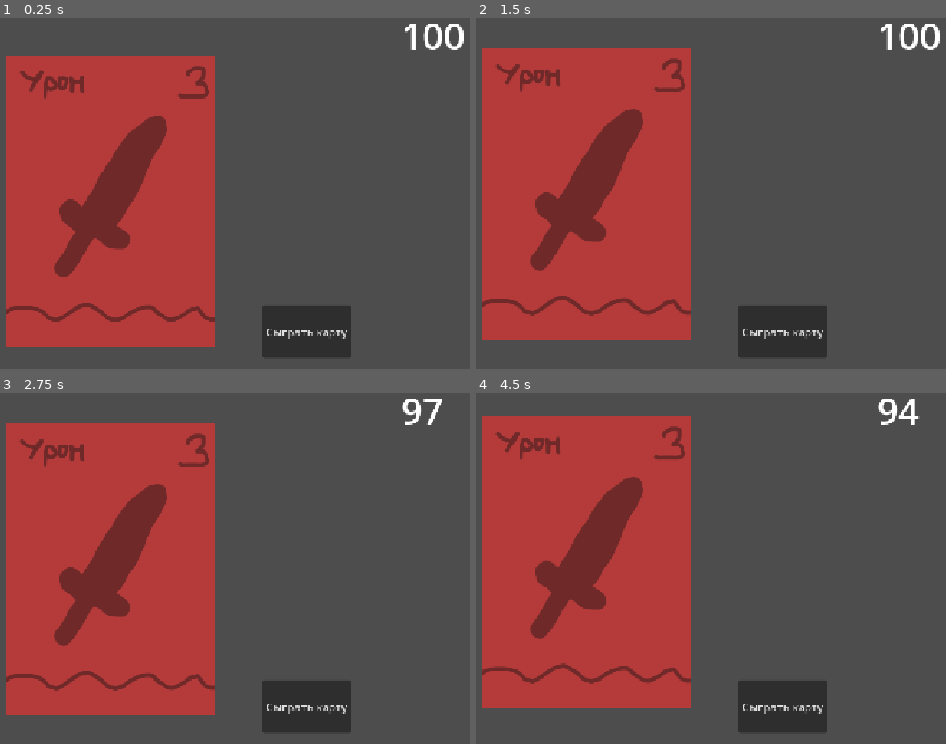
Above: before the commit, frames 1-4 (two rows, left to right).
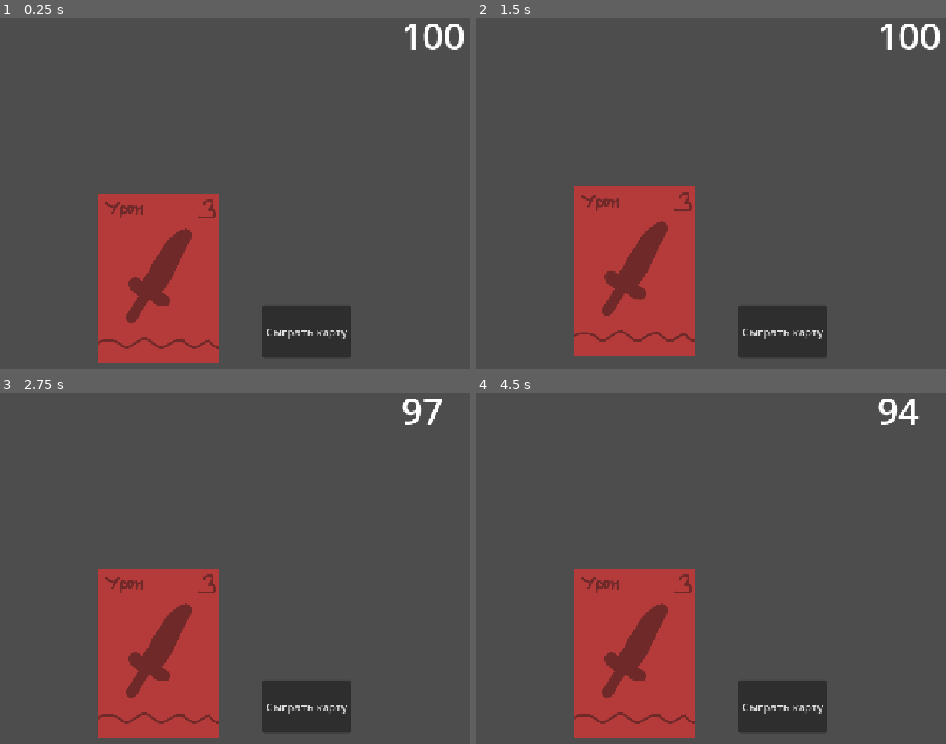
Above: after the commit, the same moments.

Repository: almoof/geopolar_game_ai_edition
Game: Godot game, scene res://scenes/battle.tscn
The game is run twice, just before and just after one commit, with the same random seed, the same clock (stepped at 60 frames per second) and the same inputs. This scene is started directly instead of the project's main scene.
Inputs (mouse positions are in pixels of both pictures, inside the frame that each line leads up to):
- Up to frame 1 (0.25 s): no input
- Up to frame 2 (1.5 s): click "Сыграть карту" at 0.5 s; tap Enter at 1.25 s; move the mouse to (588, 200) at 1.27 s; hold D (right) from 1.28 s (still down); hold F (interact) from 1.28 s (still down); click (588, 200) at 1.42 s
- Up to frame 3 (2.75 s): tap Space at 2 s; move the mouse to (28, 610) at 2.02 s; release D (right) at 2.03 s; release F (interact) at 2.03 s; hold S (down) from 2.03 s (still down); tap F (interact) at 2.1 s
- Up to frame 4 (4.5 s): tap Enter at 2.75, 4.25 s; move the mouse to (743, 487) at 2.77 s; release S (down) at 2.78 s; hold D (right) 2.78-3.53 s; hold F (interact) 2.78-3.53 s; tap Space at 3.5 s; move the mouse to (621, 677) at 3.52 s; hold W (up) 3.53-4.28 s; tap F (interact) at 3.6 s; click (621, 677) at 3.67 s; move the mouse to (903, 656) at 4.27 s; hold A (left) from 4.28 s (still down); hold F (interact) from 4.28 s (still down)

The runs differ from the first frame. In frame 1, 30% of the frame differs, in the area x 1-47%, y 10-99%; in frame 2, 30%; in frame 3, 31%; in frame 4, 32%, in the area x 1-47%, y 6-99%.

Commit message:
Add position.y restart and fix card size

Diff:
--- a/scenes/battle.tscn
+++ b/scenes/battle.tscn
@@ -5,7 +5,8 @@
 [node name="Battle" type="Node2D" unique_id=601672420]
 
 [node name="Card" parent="." unique_id=466352235 instance=ExtResource("1_dn72j")]
-position = Vector2(468, 307)
+position = Vector2(537, 418)
+scale = Vector2(0.5833254, 0.5833254)
 
 [node name="Button" type="Button" parent="." unique_id=183079983]
 offset_left = 686.0
--- a/scripts/damage_card.gd
+++ b/scripts/damage_card.gd
@@ -26,5 +26,6 @@
 		hp -= damage
 		$"../HP text".text = str(hp)
 		isSelected = false
+		position.y += 10
 	else:
 		print("select a card")
